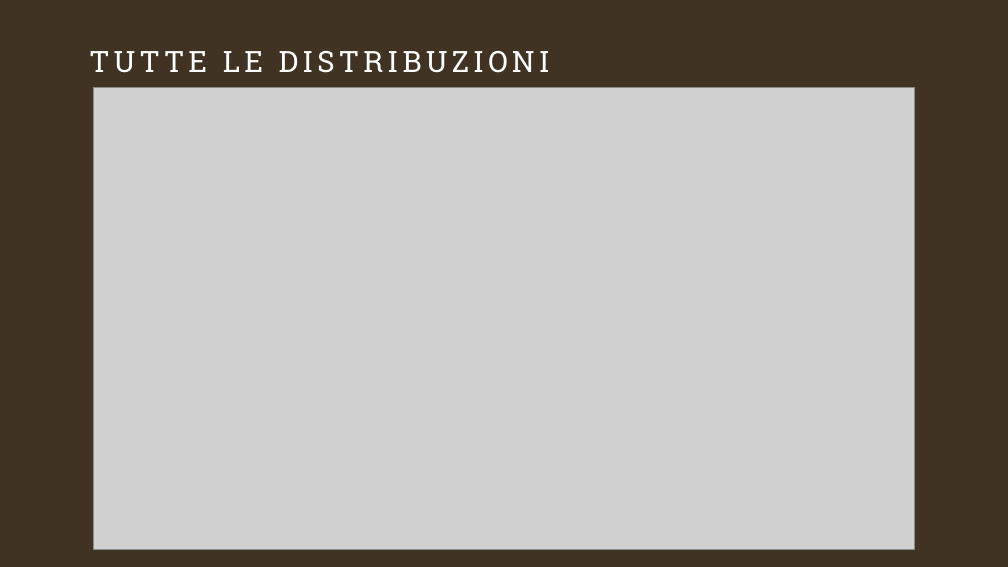
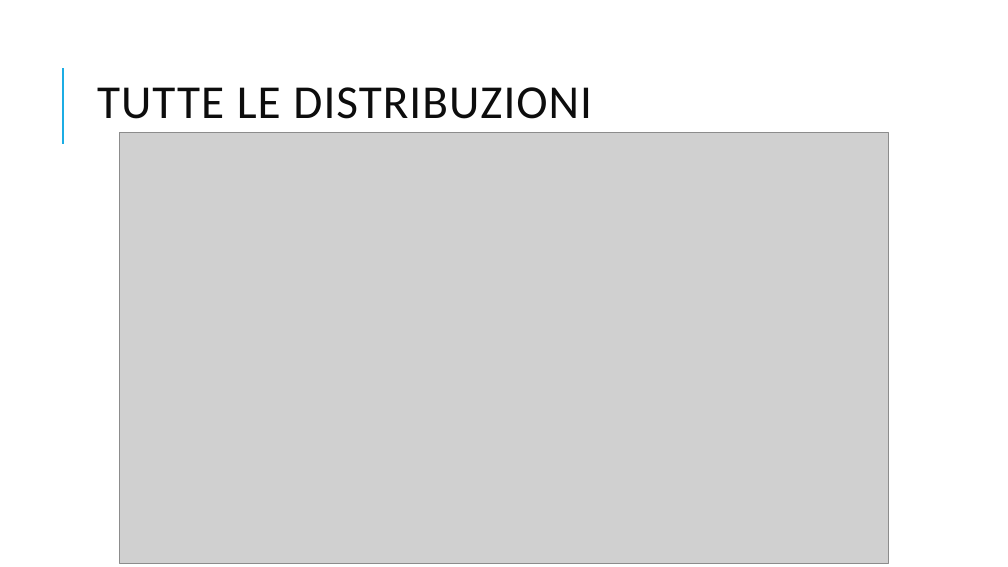
Before and after one commit to GitCass01/italian-cinemas-sciviz, a slide deck: slide 21 of presentazione_davide_carniselli.pptx (slide 20 before the commit). Drawn at 1008x567 pixels with LibreOffice and Linux fonts; fonts in the diff are those of the drawing; grey boxes stand for pictures. Boxes give left, top, right and bottom in pixels: in the first picture for what was removed or moved away, otherwise in the second. Text is boxed around its words. In the diff, an @@ line names an element or a change of style, - is before the commit and + after.

```diff
--- a/presentazione_davide_carniselli.pptx
+++ b/presentazione_davide_carniselli.pptx
@@ background #413324 to #FFFFFF @@
@@ line added from (63, 144) to (63, 68), #1CADE4 1.5 pt @@
@@ title "TUTTE LE DISTRIBUZIONI" moved from (x1=89, y1=51, x2=550, y2=73) to (x1=97, y1=87, x2=592, y2=119) @@
@@ title "TUTTE LE DISTRIBUZIONI" at (x1=97, y1=87, x2=592, y2=119): size 28 to 45 pt, font Roboto Slab to Calibri, text colour #FFFFFF to #0D0D0D, letter spacing 4 to 1 pt; line spacing 1 to 0.8; vertical alignment top to middle @@
@@ picture resized from (x1=93, y1=88, x2=914, y2=549) to (x1=120, y1=132, x2=889, y2=564) @@
```
Also in this commit, not shown: 27 other slides changed, 2 slides added, 1 slide removed, 1 other file.
